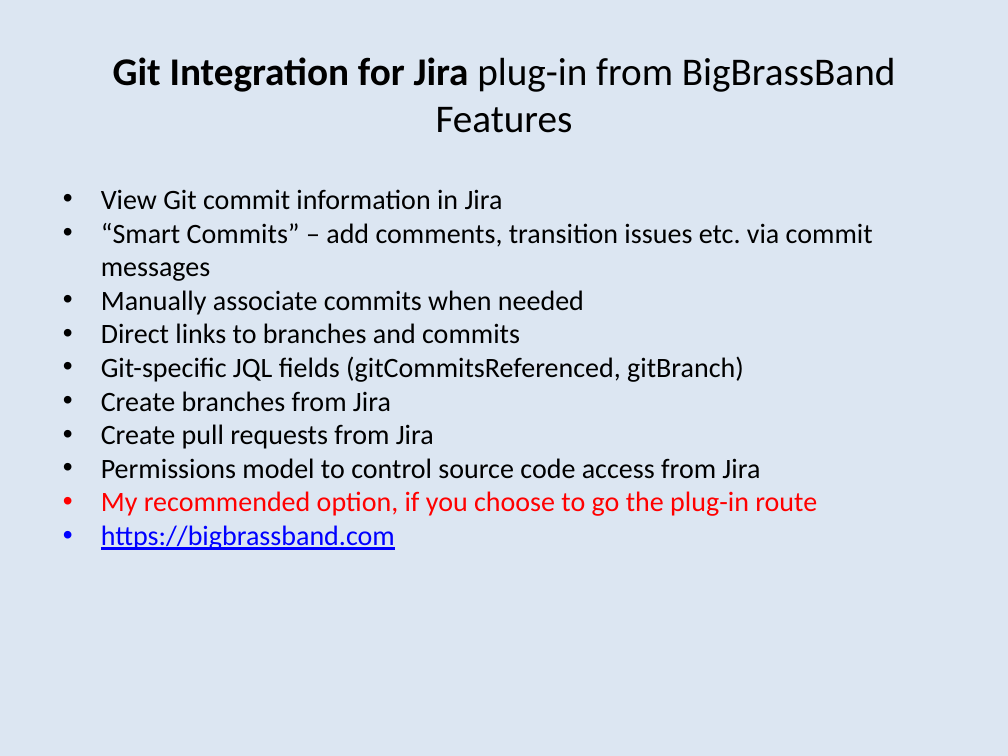
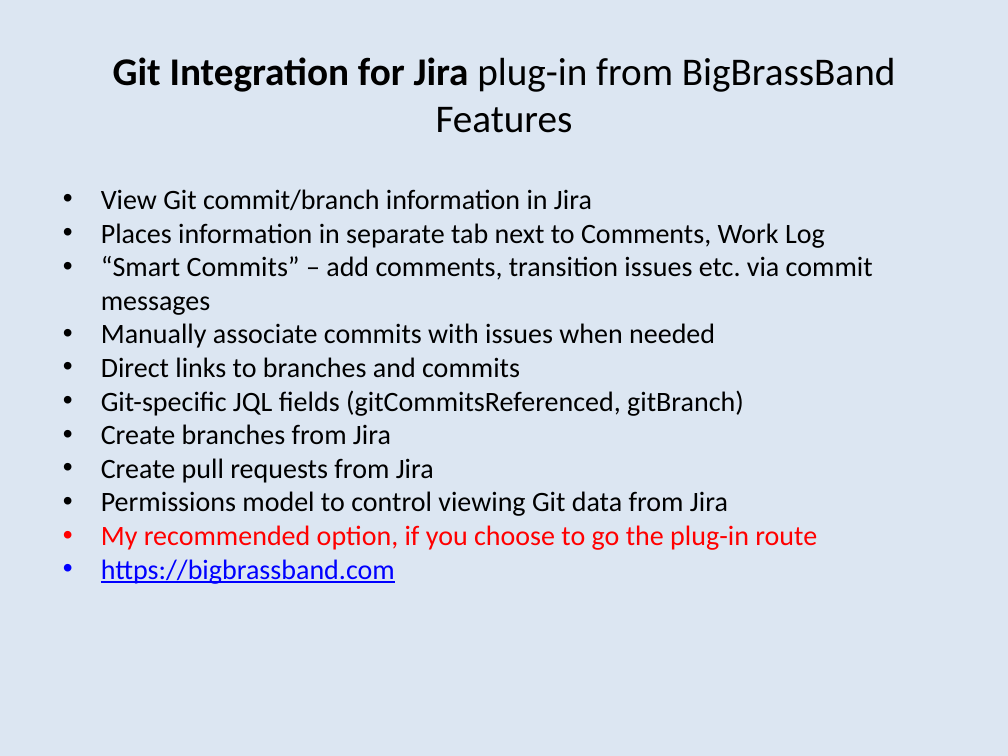
Before and after one commit to bobk/jirapresentations, a slide deck: slide 7 of Git Integration Options for Jira.pptx (slide 6 before the commit). Drawn at 1008x756 pixels with LibreOffice and Linux fonts; fonts in the diff are those of the drawing. Boxes give left, top, right and bottom in pixels: in the first picture for what was removed or moved away, otherwise in the second. Text is boxed around its words. In the diff, an @@ line names an element or a change of style, - is before the commit and + after.

```diff
--- a/Git Integration Options for Jira.pptx
+++ b/Git Integration Options for Jira.pptx
@@ text at box(101, 189, 825, 248): text changed @@
-• View Git commit information in Jira
+• View Git commit/branch information in Jira
+• Places information in separate tab next to Comments, Work Log
@@ text at box(101, 323, 715, 348): text changed @@
-• Manually associate commits when needed
+• Manually associate commits with issues when needed
@@ text at box(101, 491, 728, 516): text changed @@
-• Permissions model to control source code access from Jira
+• Permissions model to control viewing Git data from Jira
```
Also in this commit, not shown: 6 other slides changed.
